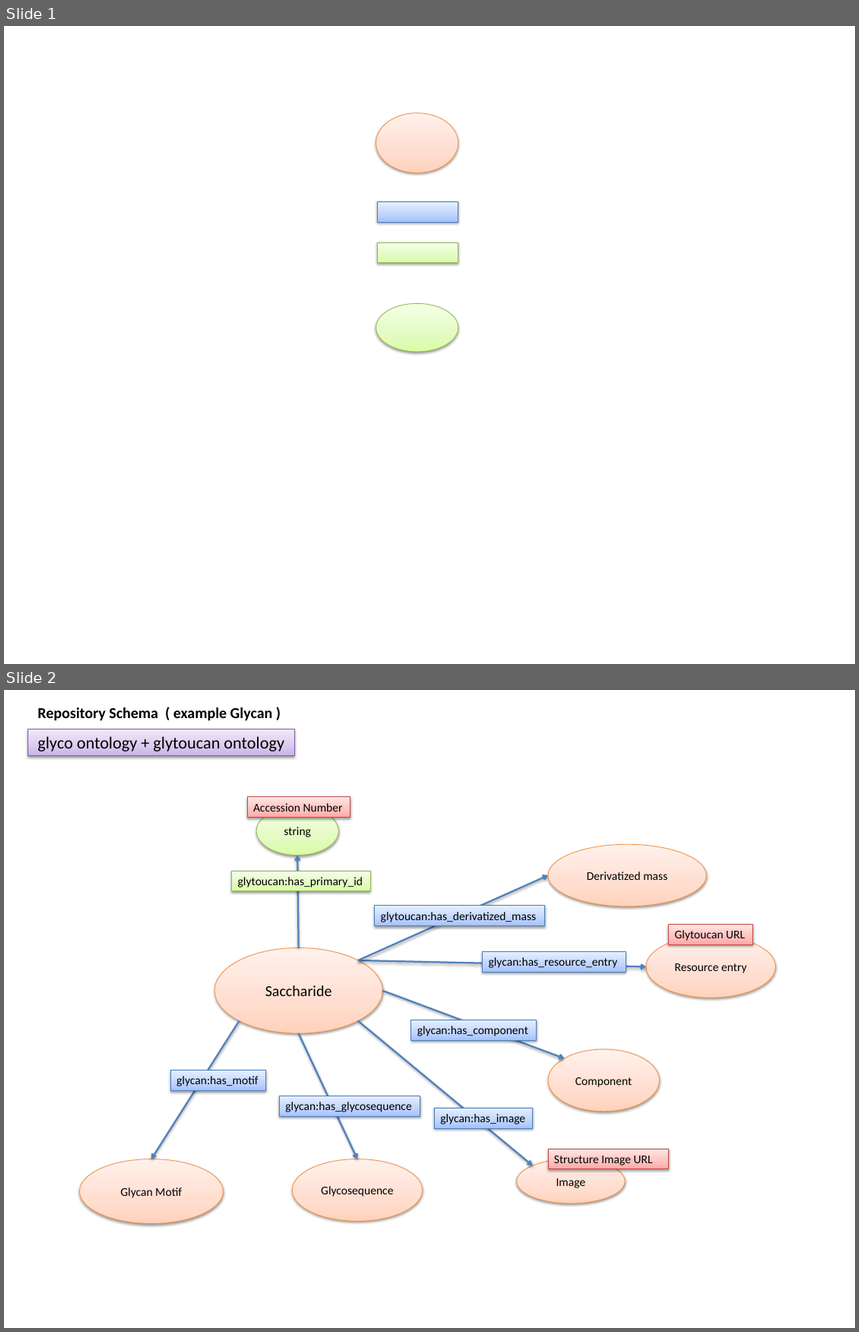
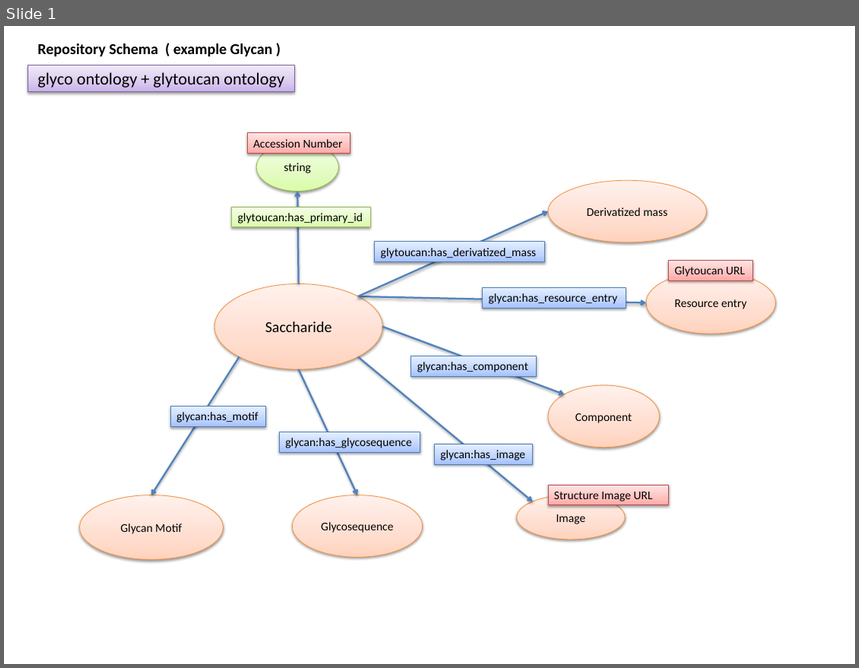
Before and after one commit to glytoucan/glytoucan, a slide deck: images/rdf_doc/RepositorySchema.pptx. Shown one above the other, each under a label of ours: slides 1 and 2 before the commit, slide 1 after it. The pictures are 859x1332 and 859x668 pixels, drawn with LibreOffice and Linux fonts; fonts in the diff are those of the drawing. Boxes give left, top, right and bottom in pixels: in the first picture for what was removed or moved away, otherwise in the second. Text is boxed around its words. In the diff, an @@ line names an element or a change of style, - is before the commit and + after.

```diff
--- a/images/rdf_doc/RepositorySchema.pptx
+++ b/images/rdf_doc/RepositorySchema.pptx
@@ slide 1 removed at <box>4,26,855,664</box>, background #FFFFFF @@
@@ ellipse removed at <box>376,113,458,173</box> @@
@@ rectangle removed at <box>377,202,458,222</box> @@
@@ rectangle removed at <box>377,243,458,263</box> @@
@@ ellipse removed at <box>376,304,458,352</box> @@
@@ what was slide 2 is now slide 1 @@
```
Also in this commit, not shown: 1 slide added.
